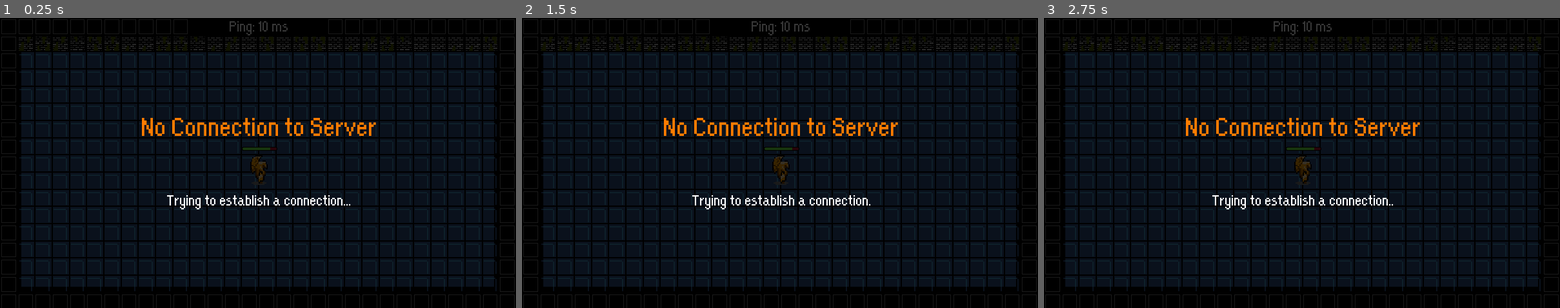
Above: before the commit, frames 1-3 (left to right).
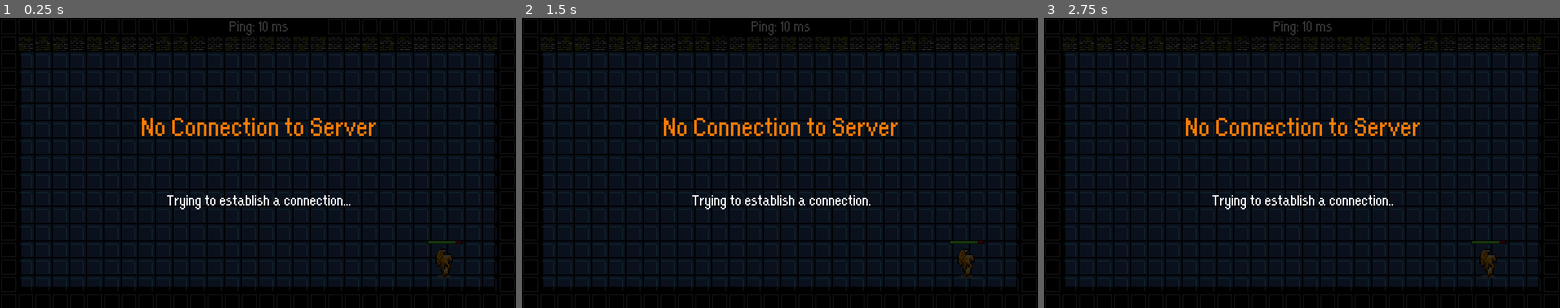
Above: after the commit, the same moments.

Repository: jonathanlin0/Theseus
Game: Godot game, scene res://Levels/Online_Multiplayer.tscn
Same seed, same stepped clock (60 frames per second), same inputs: the game is played once before the commit and once after it. This scene is started directly instead of the project's main scene. Sound files missing from this copy of the repository are replaced by a short silence.
Inputs (mouse positions are in pixels of both pictures, inside the frame that each line leads up to):
- Up to frame 1 (0.25 s): no input
- Up to frame 2 (1.5 s): tap Enter at 0.5 s; move the mouse to (893, 148) at 0.52 s; hold Up (ui_up) 0.53-1.28 s; click (893, 148) at 0.6 s; tap Keypad Enter (ui_accept) at 0.77 s; move the mouse to (676, 177) at 1.27 s; tap Shift at 1.35 s
- Up to frame 3 (2.75 s): tap Keypad Enter (ui_accept) at 1.52, 2 s; move the mouse to (1353, 99) at 2.02 s; hold Up (ui_up) from 2.03 s (still down); click (1353, 99) at 2.1 s

The runs differ from the first frame. In frame 1, 0.6% of the frame differs, in the area x 46-90%, y 44-90%; in frame 2, 0.6%; in frame 3, 0.6%.

Commit message:
Increase online multiplayer spawn randomization

Diff:
--- a/Theseus/Levels/Online_Multiplayer.gd
+++ b/Theseus/Levels/Online_Multiplayer.gd
@@ -87,7 +87,13 @@
 
 
 	if master_data.online_multiplayer_spawn_quadrant == 0:
-		current_player.position = $Player_Spawn_Location.global_position
+
+		# if all 4 quadrants are taken up, then spawn in a random, predetermined location
+		var default_spawn_locations = $Default_Spawn_Locations.get_children()
+		randomize()
+		var rand_quad = default_spawn_locations[randi() % default_spawn_locations.size()]
+		current_player.position = rand_quad.global_position
+
 	elif master_data.online_multiplayer_spawn_quadrant == 1:
 		current_player.position = $Quadrants/Q1.global_position
 	elif master_data.online_multiplayer_spawn_quadrant == 2:
@@ -97,84 +103,10 @@
 	elif master_data.online_multiplayer_spawn_quadrant == 4:
 		current_player.position = $Quadrants/Q4.global_position
 
-	"""
-	if master_data.online_multiplayer_is_connected == false:
-		current_player.position = $Player_Spawn_Location.global_position
-
-	if master_data.online_multiplayer_players.keys().size() > 0 and master_data.online_multiplayer_is_connected:
-
-		Server.fetch_players()
-		var avaliable_quads = $Quadrants.get_children()
-
-		for given_player in master_data.online_multiplayer_players.keys():
-			if master_data.online_multiplayer_players[given_player].x > 240 and master_data.online_multiplayer_players[given_player].x < 480:
-				if master_data.online_multiplayer_players[given_player].y > 0 and master_data.online_multiplayer_players[given_player].y < 135:
-					avaliable_quads.erase($Quadrants/Q1)
-			if master_data.online_multiplayer_players[given_player].x > 0 and master_data.online_multiplayer_players[given_player].x < 240:
-				if master_data.online_multiplayer_players[given_player].y > 0 and master_data.online_multiplayer_players[given_player].y < 135:
-					avaliable_quads.erase($Quadrants/Q2)
-			if master_data.online_multiplayer_players[given_player].x > 0 and master_data.online_multiplayer_players[given_player].x < 240:
-				if master_data.online_multiplayer_players[given_player].y > 135 and master_data.online_multiplayer_players[given_player].y < 270:
-					avaliable_quads.erase($Quadrants/Q3)
-			if master_data.online_multiplayer_players[given_player].x > 240 and master_data.online_multiplayer_players[given_player].x < 480:
-				if master_data.online_multiplayer_players[given_player].y > 135 and master_data.online_multiplayer_players[given_player].y < 270:
-					avaliable_quads.erase($Quadrants/Q4)
-
-
-		if avaliable_quads.size() <= 0:
-			current_player.position = $Player_Spawn_Location.global_position
-		if avaliable_quads.size() > 0:
-			var rand_quad = avaliable_quads[randi() % avaliable_quads.size()]
-			current_player.position = rand_quad.global_position
-
-		master_data.online_multiplayer_has_spawned = true
-	"""
 
 func _physics_process(delta):
+
 	$Ping.text = ("Ping: 10 ms")
-
-	#if master_data.online_multiplayer_is_connected:
-#		master_data.online_multiplayer_has_spawned = true
-	"""
-	if master_data.online_multiplayer_has_spawned == false:
-		if master_data.online_multiplayer_is_connected == true:
-			Server.fetch_players()
-			var avaliable_quads = $Quadrants.get_children()
-
-			current_player = ONLINE_PLAYER.instance()
-			add_child(current_player)
-
-			if master_data.online_multiplayer_players.keys().size() <= 0:
-				current_player.position = $Player_Spawn_Location.global_position
-
-			# if there are multiple enemies
-			if master_data.online_multiplayer_players.keys().size() > 0:
-
-				print(master_data.online_multiplayer_players)
-
-				for given_player in master_data.online_multiplayer_players.keys():
-					if master_data.online_multiplayer_players[given_player].x > 240 and master_data.online_multiplayer_players[given_player].x < 480:
-						if master_data.online_multiplayer_players[given_player].y > 0 and master_data.online_multiplayer_players[given_player].y < 135:
-							avaliable_quads.erase($Quadrants/Q1)
-					if master_data.online_multiplayer_players[given_player].x > 0 and master_data.online_multiplayer_players[given_player].x < 240:
-						if master_data.online_multiplayer_players[given_player].y > 0 and master_data.online_multiplayer_players[given_player].y < 135:
-							avaliable_quads.erase($Quadrants/Q2)
-					if master_data.online_multiplayer_players[given_player].x > 0 and master_data.online_multiplayer_players[given_player].x < 240:
-						if master_data.online_multiplayer_players[given_player].y > 135 and master_data.online_multiplayer_players[given_player].y < 270:
-							avaliable_quads.erase($Quadrants/Q3)
-					if master_data.online_multiplayer_players[given_player].x > 240 and master_data.online_multiplayer_players[given_player].x < 480:
-						if master_data.online_multiplayer_players[given_player].y > 135 and master_data.online_multiplayer_players[given_player].y < 270:
-							avaliable_quads.erase($Quadrants/Q4)
-
-
-				if avaliable_quads.size() <= 0:
-					current_player.position = $Player_Spawn_Location.global_position
-				if avaliable_quads.size() > 0:
-					var rand_quad = avaliable_quads[randi() % avaliable_quads.size()]
-					current_player.position = rand_quad.global_position
-
-			master_data.online_multiplayer_has_spawned = true
-	"""
 
 	if master_data.online_multiplayer_is_connected == false:
 		if OS.get_unix_time() % 3 == 0:
--- a/Theseus/Levels/Online_Multiplayer.tscn
+++ b/Theseus/Levels/Online_Multiplayer.tscn
@@ -28,8 +28,82 @@
 format = 1
 tile_data = PoolIntArray( -2031616, 7, 0, -2031615, 7, 0, -2031614, 7, 0, -2031613, 7, 0, -2031612, 7, 0, -2031611, 7,  …(133547 unchanged characters)…
 
-[node name="Player_Spawn_Location" type="Position2D" parent="."]
-position = Vector2( 241, 141 )
+[node name="Default_Spawn_Locations" type="Position2D" parent="."]
+
+[node name="1" type="Position2D" parent="Default_Spawn_Locations"]
+position = Vector2( 240, 135 )
+
+[node name="2" type="Position2D" parent="Default_Spawn_Locations"]
+position = Vector2( 240, 175 )
+
+[node name="3" type="Position2D" parent="Default_Spawn_Locations"]
+position = Vector2( 240, 215 )
+
+[node name="4" type="Position2D" parent="Default_Spawn_Locations"]
+position = Vector2( 240, 95 )
+
+[node name="5" type="Position2D" parent="Default_Spawn_Locations"]
+position = Vector2( 240, 55 )
+
+[node name="6" type="Position2D" parent="Default_Spawn_Locations"]
+position = Vector2( 198, 135 )
+
+[node name="7" type="Position2D" parent="Default_Spawn_Locations"]
+position = Vector2( 156, 135 )
+
+[node name="8" type="Position2D" parent="Default_Spawn_Locations"]
+position = Vector2( 282, 135 )
+
+[node name="9" type="Position2D" parent="Default_Spawn_Locations"]
+position = Vector2( 324, 135 )
+
+[node name="10" type="Position2D" parent="Default_Spawn_Locations"]
+position = Vector2( 114, 135 )
+
+[node name="11" type="Position2D" parent="Default_Spawn_Locations"]
+position = Vector2( 72, 135 )
+
+[node name="12" type="Position2D" parent="Default_Spawn_Locations"]
+position = Vector2( 366, 135 )
+
+[node name="last_ordered_position" type="Position2D" parent="Default_Spawn_Locations"]
+position = Vector2( 408, 135 )
+
+[node name="Position2D17" type="Position2D" parent="Default_Spawn_Locations"]
+position = Vector2( 178, 226 )
+
+[node name="Position2D18" type="Position2D" parent="Default_Spawn_Locations"]
+position = Vector2( 312, 225 )
+
+[node name="Position2D12" type="Position2D" parent="Default_Spawn_Locations"]
+position = Vector2( 302, 55 )
+
+[node name="Position2D13" type="Position2D" parent="Default_Spawn_Locations"]
+position = Vector2( 162, 55 )
+
+[node name="Position2D14" type="Position2D" parent="Default_Spawn_Locations"]
+position = Vector2( 403, 56 )
+
+[node name="Position2D15" type="Position2D" parent="Default_Spawn_Locations"]
+position = Vector2( 428, 97 )
+
+[node name="Position2D6" type="Position2D" parent="Default_Spawn_Locations"]
+position = Vector2( 88, 54 )
+
+[node name="Position2D7" type="Position2D" parent="Default_Spawn_Locations"]
+position = Vector2( 54, 96 )
+
+[node name="Position2D8" type="Position2D" parent="Default_Spawn_Locations"]
+position = Vector2( 74, 225 )
+
+[node name="Position2D9" type="Position2D" parent="Default_Spawn_Locations"]
+position = Vector2( 54, 176 )
+
+[node name="Position2D10" type="Position2D" parent="Default_Spawn_Locations"]
+position = Vector2( 413, 228 )
+
+[node name="Position2D11" type="Position2D" parent="Default_Spawn_Locations"]
+position = Vector2( 424, 177 )
 
 [node name="Sound_Effects" type="Position2D" parent="."]
 
Not shown, changed: Theseus.dmg
Not shown, changed: Theseus.pck
Not shown, changed: Theseus/Theseus.pck
